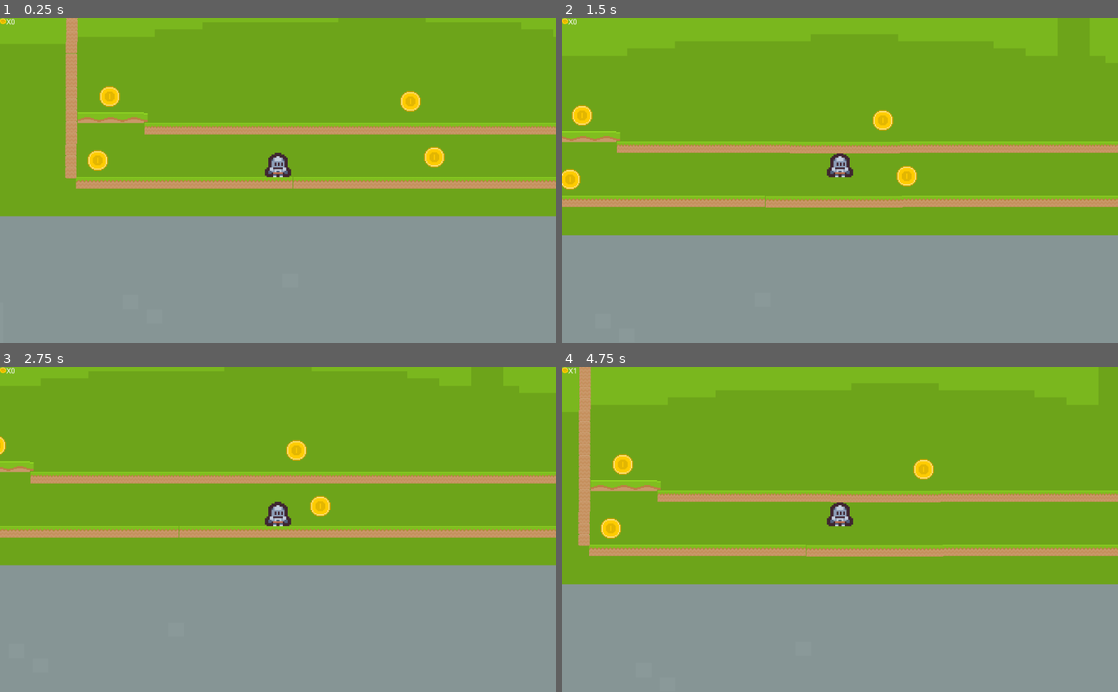
Above: before the commit, frames 1-4 (two rows, left to right).
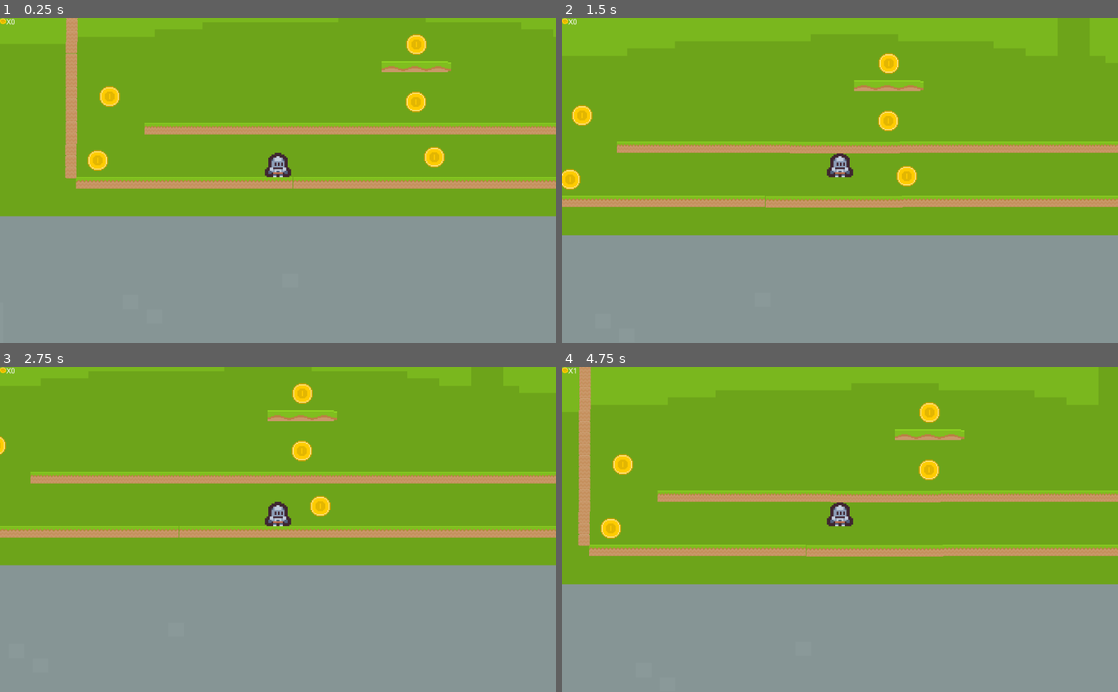
Above: after the commit, the same moments.

Repository: dickinsona19/PlatformerDemo
Game: Godot game, scene res://MainWorld/Main.tscn
Same seed, same stepped clock (60 frames per second), same inputs: the game is played once before the commit and once after it.
Inputs (mouse positions are in pixels of both pictures, inside the frame that each line leads up to):
- Up to frame 1 (0.25 s): no input
- Up to frame 2 (1.5 s): tap Enter at 0.5 s; move the mouse to (962, 164) at 0.52 s; hold D (move_right) 0.53-1.28 s; tap W (jump) at 0.6, 0.77, 1.07, 1.35 s; move the mouse to (728, 196) at 1.27 s; hold A (move_left) from 1.28 s (still down)
- Up to frame 3 (2.75 s): tap W (jump) at 1.52, 1.82, 2.1 s; move the mouse to (333, 458) at 2.02 s; release A (move_left) at 2.03 s; hold D (move_right) from 2.03 s (still down)
- Up to frame 4 (4.75 s): move the mouse to (812, 594) at 2.77 s; tap W (jump) at 2.85, 3.02, 3.32, 3.6, 3.77, 4.07, 4.35, 4.52 s; move the mouse to (1006, 578) at 3.52 s; release D (move_right) at 3.53 s; hold A (move_left) from 3.53 s (still down); move the mouse to (673, 480) at 4.27 s

The runs differ from the first frame. In frame 1, 1.2% of the frame differs, in the area x 14-82%, y 4-33%; in frame 2, 1.1%; in frame 3, 1.0%; in frame 4, 1.2%.

Commit message:
added readme

Diff:
--- a/MainWorld/Main.tscn
+++ b/MainWorld/Main.tscn
@@ -575,31 +575,35 @@
 scale = Vector2( 2, 2 )
 
 [node name="Coin5" parent="." instance=ExtResource( 5 )]
-position = Vector2( 489, 185 )
+position = Vector2( 499, 186 )
+scale = Vector2( 2, 2 )
+
+[node name="Coin7" parent="." instance=ExtResource( 5 )]
+position = Vector2( 500, 80 )
 scale = Vector2( 2, 2 )
 
 [node name="Coin6" parent="." instance=ExtResource( 5 )]
 position = Vector2( -65, 176 )
 scale = Vector2( 2, 2 )
 
-[node name="platform" type="Sprite" parent="."]
-position = Vector2( -59.9064, 224 )
+[node name="platform3" type="Sprite" parent="."]
+position = Vector2( 500, 130 )
 rotation = -3.14159
 scale = Vector2( 6.14225, -1.81959 )
 texture = ExtResource( 6 )
 
-[node name="KinematicBody2D" type="KinematicBody2D" parent="platform"]
+[node name="KinematicBody2D" type="KinematicBody2D" parent="platform3"]
 position = Vector2( -0.436293, -3.4817 )
 
-[node name="CollisionShape2D" type="CollisionShape2D" parent="platform/KinematicBody2D"]
+[node name="CollisionShape2D" type="CollisionShape2D" parent="platform3/KinematicBody2D"]
 position = Vector2( 0.446953, -1.38702 )
 scale = Vector2( 1, 1 )
 shape = SubResource( 3 )
 one_way_collision = true
 
-[node name="Area2D" type="Area2D" parent="platform"]
-
-[node name="CollisionShape2D" type="CollisionShape2D" parent="platform/Area2D"]
+[node name="Area2D" type="Area2D" parent="platform3"]
+
+[node name="CollisionShape2D" type="CollisionShape2D" parent="platform3/Area2D"]
 position = Vector2( 3.8147e-06, -4.94619 )
 scale = Vector2( 1, 1 )
 shape = SubResource( 5 )
@@ -849,5 +853,5 @@
 [connection signal="body_entered" from="Floor/Area2D" to="." method="_on_Area2D_body_entered"]
 [connection signal="area_entered" from="Floor2/Area2D" to="." method="_on_Area2D_area_entered"]
 [connection signal="body_entered" from="Floor2/Area2D" to="." method="_on_Area2D_body_entered"]
-[connection signal="body_entered" from="platform/Area2D" to="." method="_on_Area2D_body_entered"]
+[connection signal="body_entered" from="platform3/Area2D" to="." method="_on_Area2D_body_entered"]
 [connection signal="body_entered" from="platform2/Area2D" to="." method="_on_Area2D_body_entered"]
--- a/Player/Player.gd
+++ b/Player/Player.gd
@@ -1,10 +1,10 @@
 extends KinematicBody2D
 
-const GRAVITY = 300.0
-var velocity = Vector2()
-const jump =500
-var canJump = false
-var coins =0
+const GRAVITY := 300.0
+var velocity := Vector2()
+const jump :=500
+var canJump := false
+var coins :=0
 
 
 # Called when the node enters the scene tree for the first time.
Not shown, added: package.json
Not shown, added: readme.md
